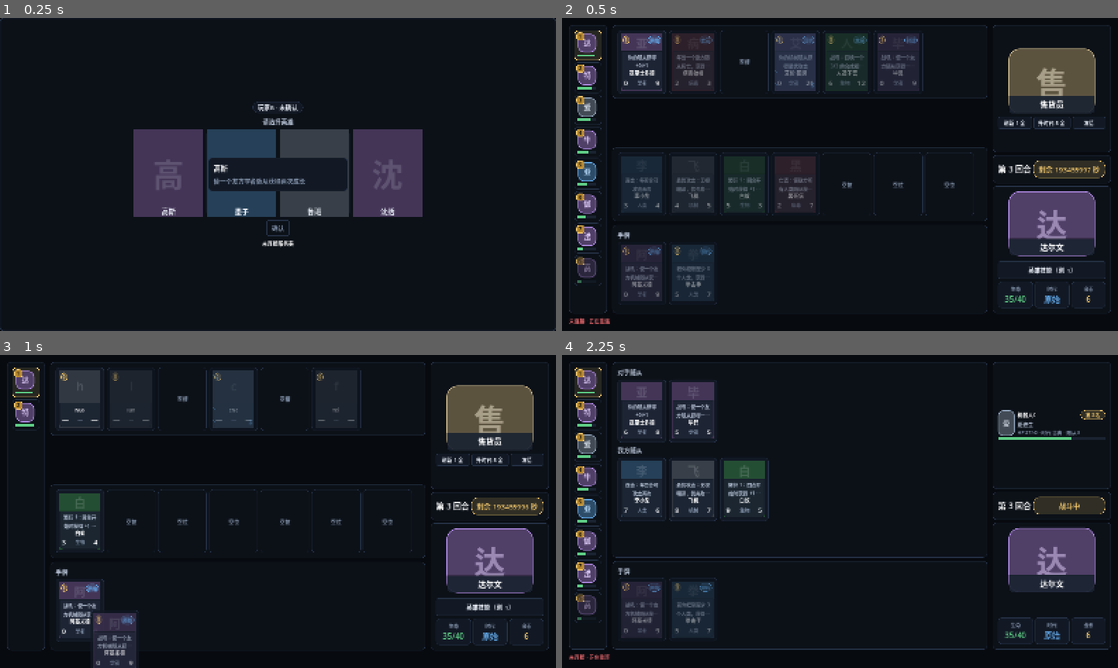
Above: before the commit, frames 1-4 (two rows, left to right).
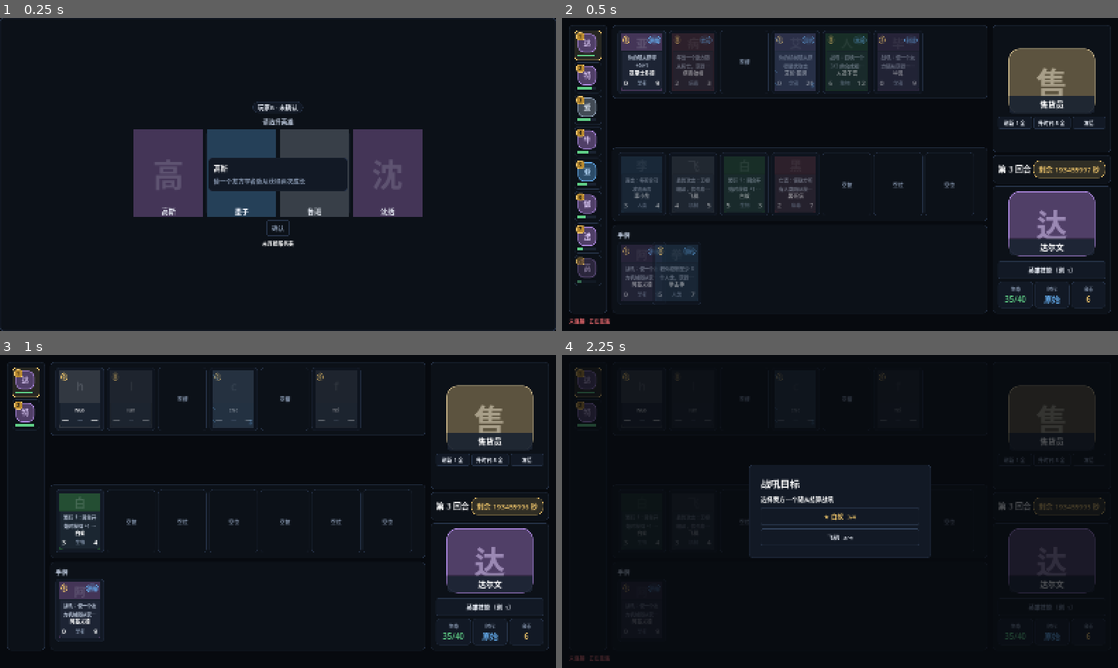
Above: after the commit, the same moments.

Repository: gaoddy/civilization
Game: Godot game, scene res://tests/ui_smoke.tscn
Two runs of this game, one before a commit and one after it. Both use one fixed random seed, a clock stepped at 60 frames per second and the inputs below. This scene is started directly instead of the project's main scene.
Inputs (mouse positions are in pixels of both pictures, inside the frame that each line leads up to):
- Up to frame 1 (0.25 s): no input
- Up to frame 2 (0.5 s): no input
- Up to frame 3 (1 s): click "刷新 1 金" at 0.5 s
- Up to frame 4 (2.25 s): click "升时代 5 金" at 1.25 s; move the mouse to (962, 495) at 2.02 s; click (962, 495) at 2.17 s

Frame 1 is identical in both runs. In frame 2, 1.0% of the frame differs, in the area x 16-28%, y 72-92%; in frame 3, 1.3%; in frame 4, 18%, in the area x 1-99%, y 2-98%.

Commit message:
feat(client): 手牌重叠排列并保持十张单行
Co-Authored-By: Claude Code <noreply@anthropic.com>

Diff:
--- a/client/scenes/game.gd
+++ b/client/scenes/game.gd
@@ -157,8 +157,12 @@
     hand_scroll.name = "HandScroll"
     hand_scroll.custom_minimum_size = Vector2(0, UITheme.metric("card-height") + UITheme.space("space-md"))
     hand_scroll.vertical_scroll_mode = ScrollContainer.SCROLL_MODE_DISABLED
+    # 悬停时卡片以底边为轴放大、越出滚动行，需要继续绘制与命中，故关闭裁剪。
+    hand_scroll.clip_contents = false
     hand_box.add_child(hand_scroll)
     _hand_row = _flow_row("HandRow")
+    # 手牌走重叠布局：槽位按步进排列，行内不再额外留间距。
+    _hand_row.add_theme_constant_override("h_separation", 0)
     hand_scroll.add_child(_hand_row)
     return hand_panel
 
@@ -266,6 +270,7 @@
     if hand.is_empty():
         _hand_row.add_child(UI.empty_hint("手牌为空"))
         return
+    var card_step := UITheme.metric("card-width") - UITheme.metric("hand-card-overlap")
     for card in hand:
         var index := int(card.get("index", 0))
         var card_id := str(card.get("cardId", ""))
@@ -307,7 +312,10 @@
         )
         if not entry.drag_allowed:
             UI.apply_dim(entry)
-        _hand_row.add_child(entry)
+        var slot := HandSlot.new()
+        slot.name = "HandSlot%d" % index
+        slot.setup(entry, float(card_step))
+        _hand_row.add_child(slot)
 
 
 func _set_combat_mode(in_combat: bool) -> void:
--- /dev/null
+++ b/client/scenes/hand_slot.gd
@@ -0,0 +1,19 @@
+class_name HandSlot
+extends Control
+## 手牌槽：以固定步进承载一张手牌卡，卡片向右溢出与下一槽重叠。
+##
+## 槽位自身只有步进宽（card-width - hand-card-overlap），不是容器，因此不会
+## 改写卡片的完整尺寸。卡片贴槽左上角，溢出的部分由右侧的下一槽覆盖。
+
+## 槽位承载的手牌卡；由页面在 [`HandSlot.setup`] 中注入。
+var card: HandCard
+
+
+## `step_width` 是相邻槽的全局 x 差；卡片保持 `custom_minimum_size` 的完整尺寸。
+func setup(hand_card: HandCard, step_width: float) -> void:
+    card = hand_card
+    mouse_filter = Control.MOUSE_FILTER_IGNORE
+    custom_minimum_size = Vector2(step_width, card.custom_minimum_size.y)
+    card.position = Vector2.ZERO
+    card.size = card.custom_minimum_size
+    add_child(card)
--- a/client/tests/ui_smoke.gd
+++ b/client/tests/ui_smoke.gd
@@ -15,6 +15,7 @@
     await _check_room_hero_picker()
     await _check_game()
     await _check_game_layout()
+    await _check_hand_overlap_layout()
     await _check_board_capacity_from_view()
     await _check_combat_layout()
     await _check_hand_drag_emits_position()
@@ -514,6 +515,13 @@
         hand_scroll != null and is_equal_approx(hand_scroll.custom_minimum_size.y, 154.0),
         "手牌滚动高度应为 card-height + space-md"
     )
+    var hand_card_zero = instance.find_child("HandCard0", true, false)
+    var hand_slot_one = instance.find_child("HandSlot1", true, false)
+    _expect(
+        hand_card_zero != null and hand_slot_one != null
+        and hand_card_zero.get_global_rect().get_center().x < hand_slot_one.get_global_rect().position.x,
+        "首张手牌中心应落在可见区内，真实拖拽起点不被下一槽遮挡",
+    )
     if board != null:
         _expect(board.get_global_rect().size.y <= 147.0, "棋盘 7 槽应保持单行")
     var shop_zero = instance.find_child("ShopSlot0", true, false)
@@ -524,6 +532,93 @@
     instance.queue_free()
     GameStore.view = {}
     _clear_combat()
+    GameStore.turn = 1
+
+
+## 手牌重叠：1–10 张按步进 80 单行，相邻卡重叠 32，悬停放大不被滚动行裁切。
+func _check_hand_overlap_layout() -> void:
+    GameStore.player_id = "p0"
+    GameStore.phase = "Recruit"
+    GameStore.turn = 3
+    GameStore.deadline = "2030-01-01T00:00:00Z"
+    var view: Dictionary = FixtureScript.view()
+    var hand: Array = []
+    var affordances: Array = []
+    for index in range(10):
+        hand.append({
+            "index": index,
+            "cardId": "dia",
+            "playable": false,
+            "requiresTarget": false,
+            "disabledReason": "NO_SPACE",
+        })
+        affordances.append({"index": index, "playable": false, "disabledReason": "NO_SPACE"})
+    view["self"]["hand"] = hand
+    view["self"]["affordances"]["handCards"] = affordances
+    GameStore.view = view
+    var instance := await _check_scene("res://scenes/game.tscn", false)
+    if instance == null:
+        return
+    var hand_row = instance.find_child("HandRow", true, false)
+    var hand_scroll = instance.find_child("HandScroll", true, false)
+    _expect(hand_row != null, "对局页应存在手牌行")
+    _expect(
+        hand_row != null and hand_row.get_theme_constant("h_separation") == 0,
+        "手牌行不应在槽之间再留间距",
+    )
+    if hand_row != null:
+        _expect(hand_row.get_child_count() == 10, "十张手牌应渲染十个槽，实际 %d" % hand_row.get_child_count())
+        var slots: Array = []
+        for index in range(10):
+            var slot: Control = hand_row.get_child(index) as Control if index < hand_row.get_child_count() else null
+            _expect(slot != null and str(slot.name) == "HandSlot%d" % index, "第 %d 个槽应为 HandSlot%d" % [index, index])
+            if slot == null:
+                continue
+            slots.append(slot)
+            _expect(
+                slot.custom_minimum_size == Vector2(80, 146),
+                "HandSlot%d 应为 80×146 步进，实际 %s" % [index, slot.custom_minimum_size],
+            )
+        for index in slots.size():
+            var slot: Control = slots[index]
+            var card: Control = slot.get_child(0) as Control if slot.get_child_count() > 0 else null
+            _expect(card != null and str(card.name) == "HandCard%d" % index, "槽 %d 应承载 HandCard%d" % [index, index])
+            if card == null:
+                continue
+            _expect(card.size == Vector2(112, 146), "HandCard%d 应为 112×146，实际 %s" % [index, card.size])
+            _expect(card.position == Vector2.ZERO, "HandCard%d 应贴槽左上角" % index)
+            if index > 0:
+                var previous: Control = slots[index - 1]
+                _expect(
+                    is_equal_approx(slot.get_global_rect().position.x - previous.get_global_rect().position.x, 80.0),
+                    "相邻槽应步进 80",
+                )
+                _expect(
+                    is_equal_approx(slot.get_global_rect().position.y, previous.get_global_rect().position.y),
+                    "手牌槽应保持同一行",
+                )
+        if slots.size() >= 2:
+            var first_card: Control = slots[0].get_child(0) as Control
+            var second_card: Control = slots[1].get_child(0) as Control
+            _expect(
+                first_card.get_global_rect().end.x > second_card.get_global_rect().position.x,
+                "相邻手牌应重叠",
+            )
+        _expect(hand_row.get_global_rect().size.y < 292.0, "十张手牌应保持单行")
+        if slots.size() == 10 and hand_scroll != null:
+            var last_card: Control = slots[9].get_child(0) as Control
+            _expect(
+                last_card.get_global_rect().end.x <= hand_scroll.get_global_rect().end.x + 0.5,
+                "末张手牌不应超出滚动行右边界",
+            )
+    _expect(
+        hand_scroll != null and is_equal_approx(hand_scroll.custom_minimum_size.y, 154.0),
+        "手牌滚动高度应保持 card-height + space-md",
+    )
+    _expect(hand_scroll != null and not hand_scroll.clip_contents, "手牌滚动行不应裁切悬停放大的卡片")
+    instance.queue_free()
+    await get_tree().process_frame
+    GameStore.view = {}
     GameStore.turn = 1
 
 
--- a/client/ui/theme.gd
+++ b/client/ui/theme.gd
@@ -124,6 +124,7 @@
 	"card-height": 146,
 	"card-info-height": 90,
 	"card-info-compact-height": 56,
+	"hand-card-overlap": 32,
 	"detail-panel-width": 200,
 	"report-width": 236,
 	"avatar-rail": 44,
